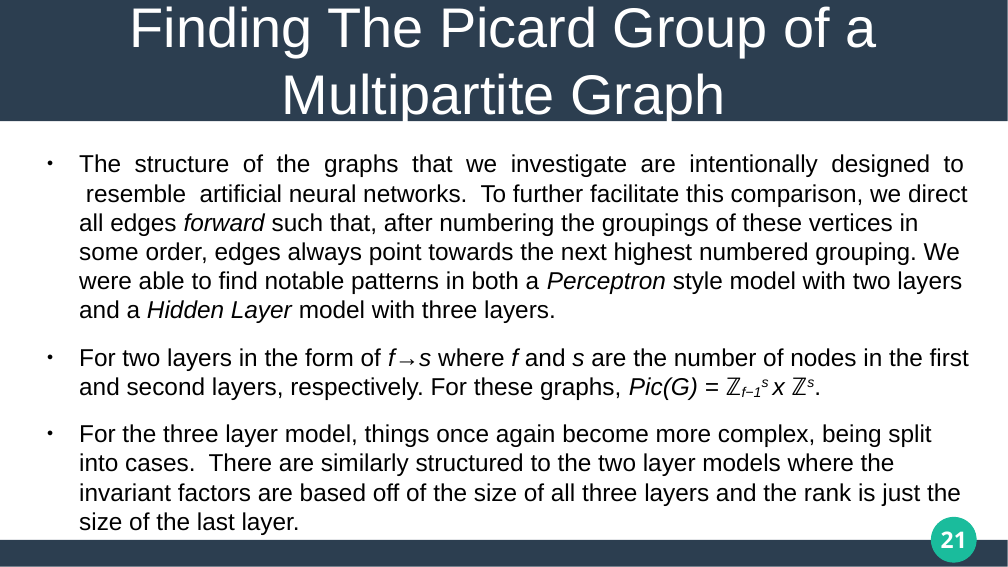
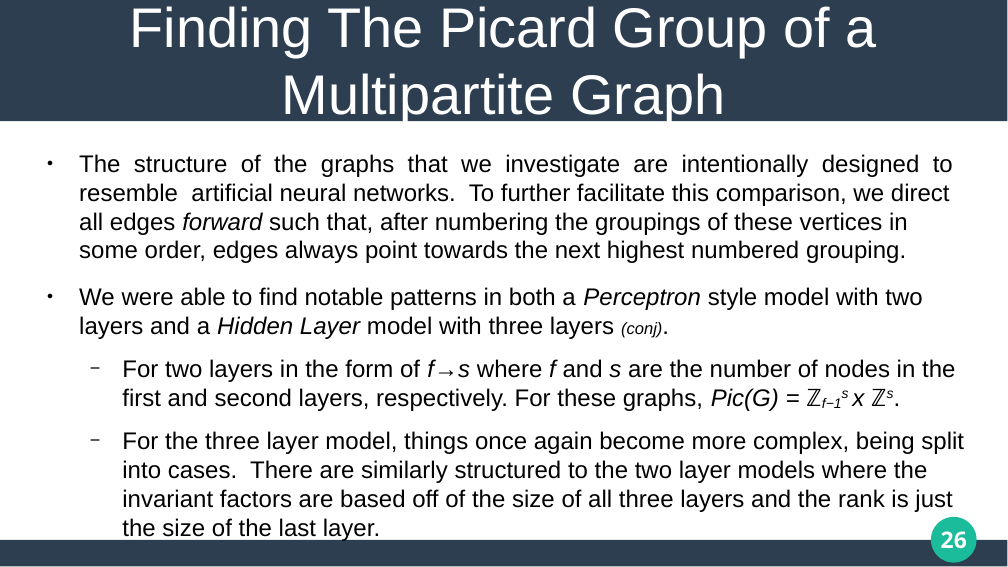
Before and after one commit to matthew-pisano/ChipFiring, a slide deck: slide 26 of Docs/JMMPresentation.pptx (slide 21 before the commit). Drawn at 1008x567 pixels with LibreOffice and Linux fonts; fonts in the diff are those of the drawing. Boxes give left, top, right and bottom in pixels: in the first picture for what was removed or moved away, otherwise in the second. Text is boxed around its words. In the diff, an @@ line names an element or a change of style, - is before the commit and + after.

```diff
--- a/Docs/JMMPresentation.pptx
+++ b/Docs/JMMPresentation.pptx
@@ text at box(79, 154, 953, 339): text changed; size 19.2 to 18.9 pt @@
-● The structure of the graphs that we investigate are intentionally designed to resemble artificial neural networks. To further facilitate this comparison, we direct all edges forward such that, after numbering the groupings of these vertices in some order, edges always point towards the next highest numbered grouping. We were able to find notable patterns in both a Perceptron style model with two layers and a Hidden Layer model with three layers.
+● The structure of the graphs that we investigate are intentionally designed to resemble artificial neural networks. To further facilitate this comparison, we direct all edges forward such that, after numbering the groupings of these vertices in some order, edges always point towards the next highest numbered grouping.
+● We were able to find notable patterns in both a Perceptron style model with two layers and a Hidden Layer model with three layers (conj).
@@ text at box(122, 359, 964, 541): size 19.2 to 18.9 pt in "For two layers in the form of ...", "For the three layer model, things once ..."; bullet ● to −; list level 1 to 2 in "For two layers in the ..."; list level 1 to 2 in "For the three layer model, ..." @@
@@ page number at box(941, 531, 967, 549): text changed @@
-21
+26
```
Also in this commit, not shown: 16 other slides changed, 5 slides added, 1 slide removed, 6 other files.
